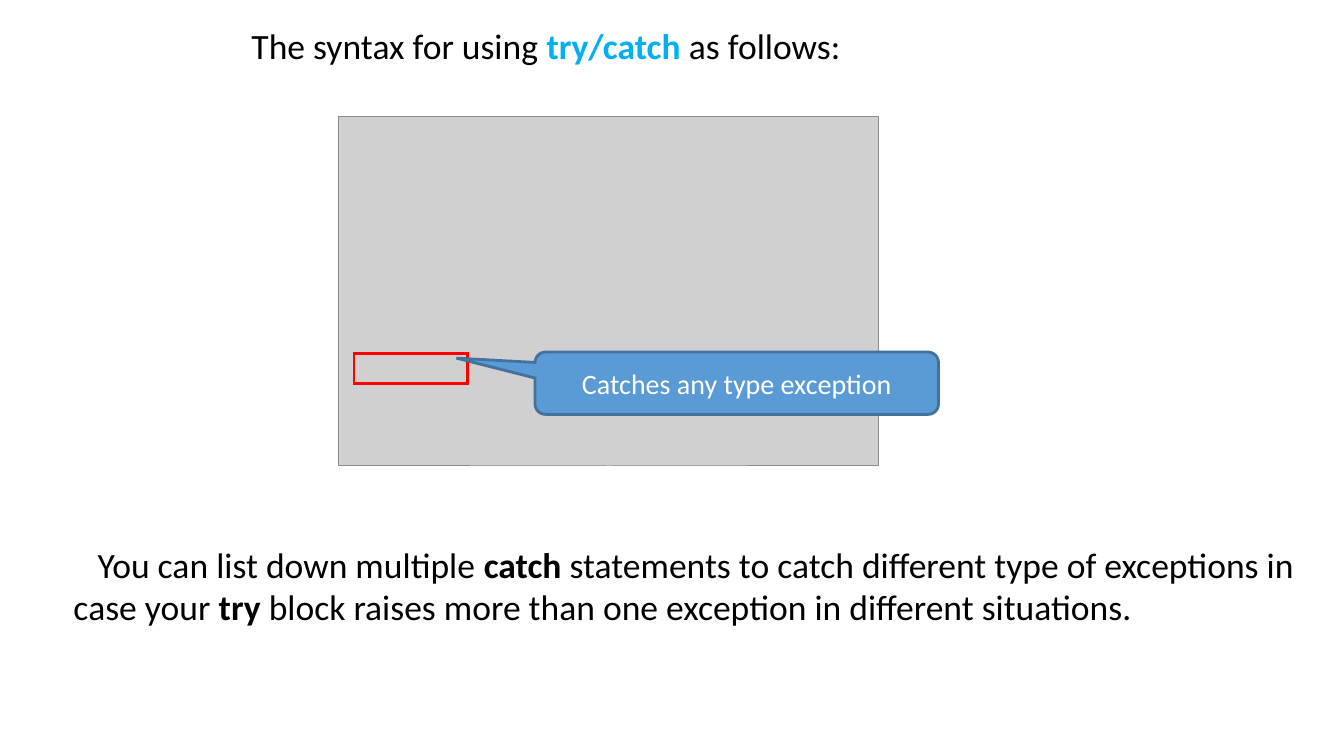
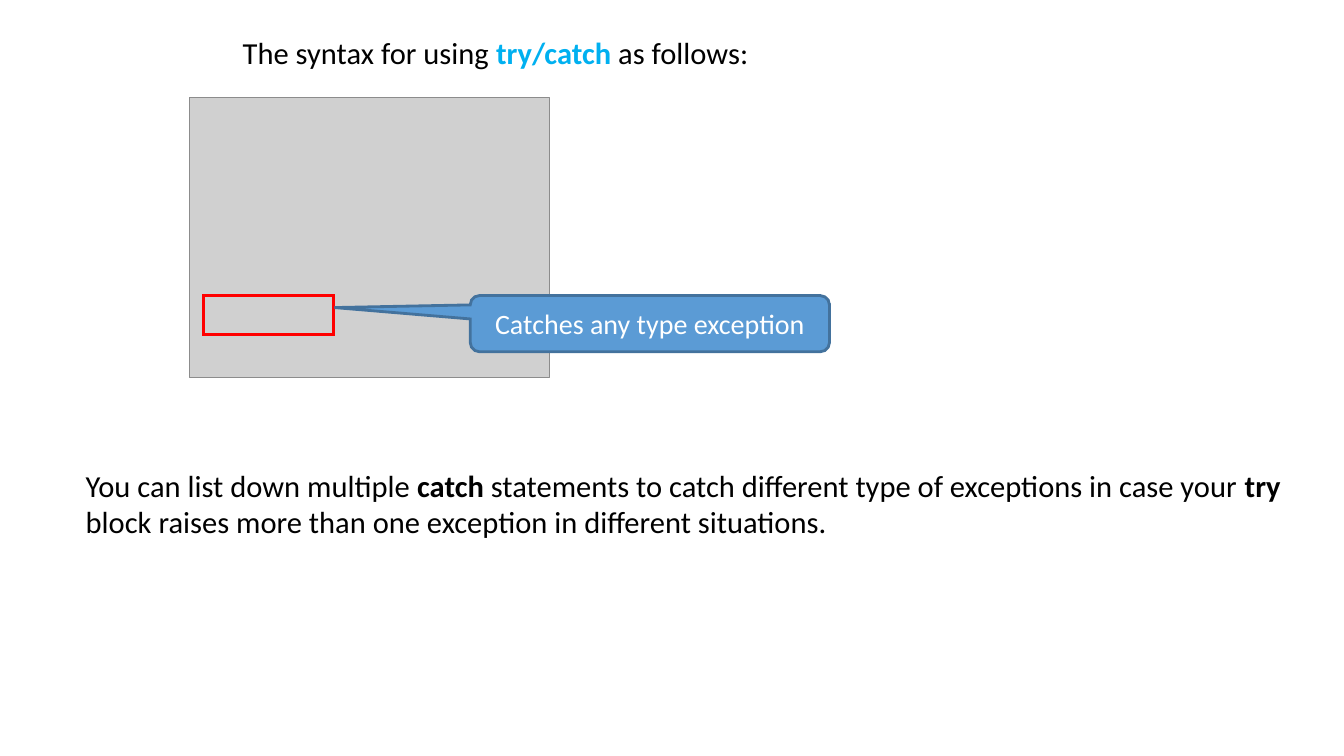
Before and after one commit to ShiqiYu/CPP, a slide deck: slide 8 of week14/Lab14.pptx. Drawn at 1344x756 pixels with LibreOffice and Linux fonts; fonts in the diff are those of the drawing; grey boxes stand for pictures; background and template pictures are left out. Boxes give left, top, right and bottom in pixels: in the first picture for what was removed or moved away, otherwise in the second. Text is boxed around its words. In the diff, an @@ line names an element or a change of style, - is before the commit and + after.

```diff
--- a/week14/Lab14.pptx
+++ b/week14/Lab14.pptx
@@ text "The syntax for using try/catch ...": place and size @@
-text "The syntax for using try/catch ..." at box(251, 34, 840, 65)
+text "The syntax for using try/catch ..." at box(243, 42, 748, 70)
@@ text "The syntax for using try/catch ..." at box(243, 42, 748, 70): size 25.4 to 21.8 pt @@
@@ picture added at box(190, 98, 549, 378) @@
@@ picture removed at box(339, 116, 878, 466) @@
@@ rectangle: place and size @@
-rectangle at box(354, 354, 467, 383)
+rectangle at box(204, 295, 334, 335)
@@ rounded speech box "Catches any type exception": place and size @@
-rounded speech box "Catches any type exception" at box(535, 352, 939, 414)
+rounded speech box "Catches any type exception" at box(471, 295, 830, 352)
@@ rounded speech box "Catches any type exception" at box(471, 295, 830, 352): proportions changed @@
@@ text "You can list down multiple ..." at box(86, 475, 1281, 538): size 25.4 to 21.8 pt @@
@@ text "You can list down multiple ...": place and size @@
-text "You can list down multiple ..." at box(73, 553, 1294, 626)
+text "You can list down multiple ..." at box(86, 475, 1281, 538)
```
Also in this commit, not shown: 14 other slides changed, 9 slides added, 14 slides removed.
